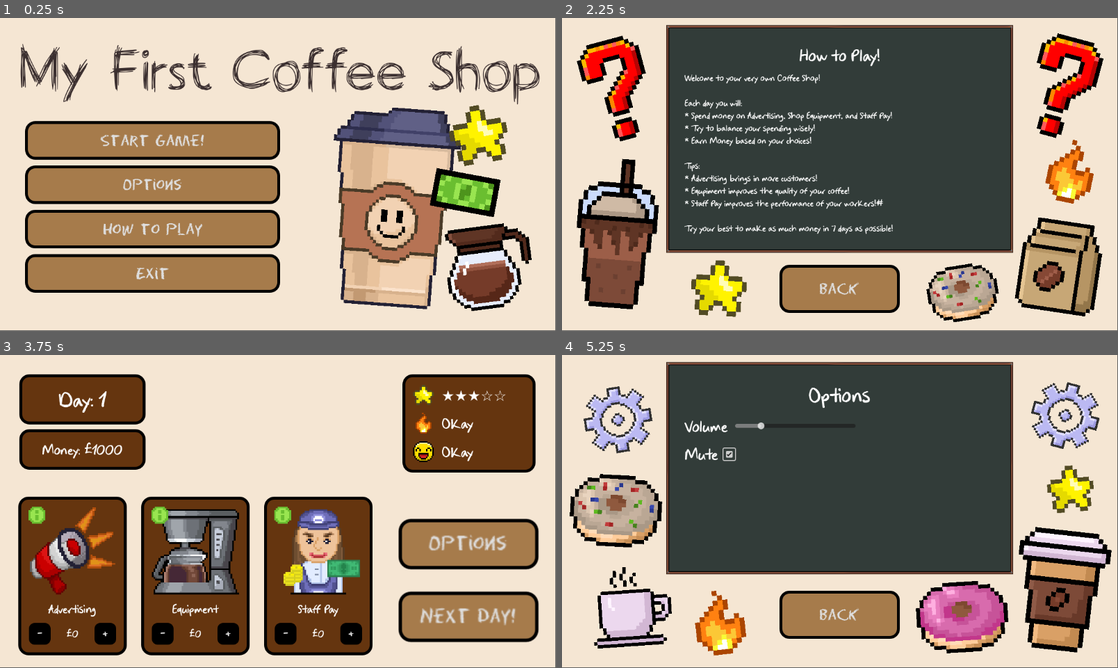
Above: before the commit, frames 1-4 (two rows, left to right).
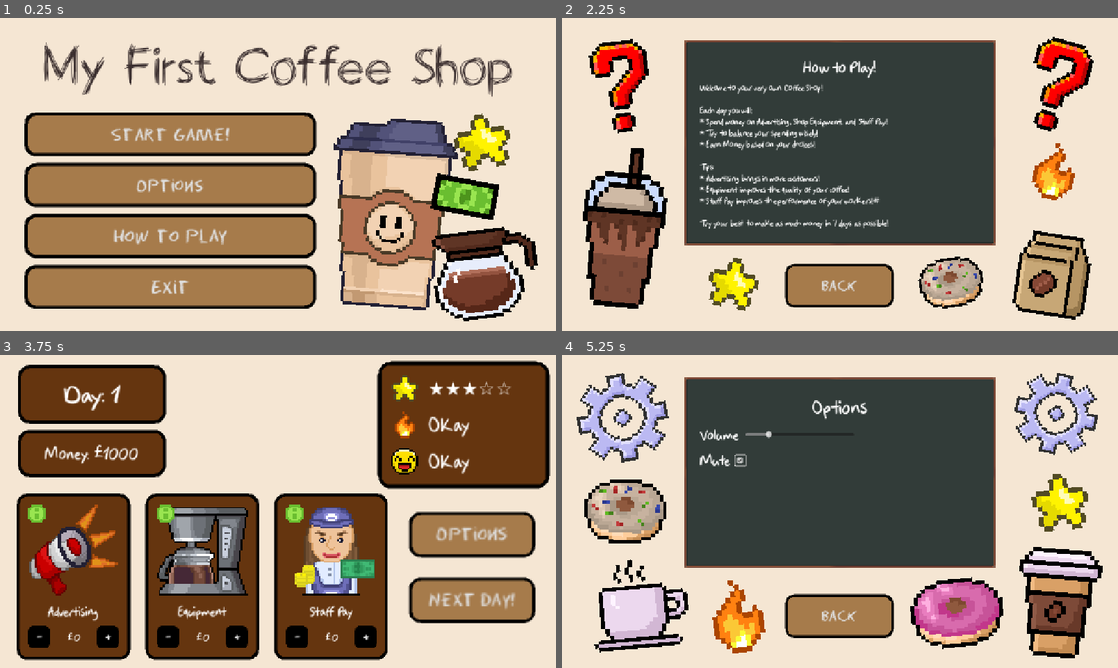
Above: after the commit, the same moments.

Repository: GravyFin/coffee-shop-simulator
Game: Godot game, scene res://scenes/main_menu.tscn
Two runs of this game, one before a commit and one after it. Both use one fixed random seed, a clock stepped at 60 frames per second and the inputs below.
Inputs (mouse positions are in pixels of both pictures, inside the frame that each line leads up to; where the layout moved, square brackets give the same spot in the first picture):
- Up to frame 1 (0.25 s): no input
- Up to frame 2 (2.25 s): click "Options" at 0.5 s; click "Back" at 1.25 s; click "How to Play" at 2 s
- Up to frame 3 (3.75 s): click "Back" at 2.75 s; click "Start Game!" at 3.5 s
- Up to frame 4 (5.25 s): click "Options" at 4.25 s; click (739, 461) [728, 455] at 5 s
In our replay, the window is 799x449 before the commit and 800x450 after it. These sizes can differ from the game's own. Grey fills any space a smaller window leaves; there, only what the larger window draws over its background counts as a difference.

The runs differ from the first frame. In frame 1, 33% of the frame differs, in the area x 3-98%, y 7-97%; in frame 2, 31%; in frame 3, 36%, in the area x 3-99%, y 1-98%; in frame 4, 29%.

Commit message:
Final polishes before publish
Final polishing has been done, aligning assets, buttons and labels to better fit screens.

Diff:
--- a/project.godot
+++ b/project.godot
@@ -20,6 +20,20 @@
 GameManager="*res://scripts/game_manager.gd"
 MusicPlayer="*res://scenes/music_player.tscn"
 
+[display]
+
+window/size/viewport_width=1280
+window/size/viewport_height=720
+window/stretch/mode="canvas_items"
+
 [gui]
 
 timers/tooltip_delay_sec=0.2
+
+[rendering]
+
+2d/snap/snap_2d_transforms_to_pixel=true
+2d/snap/snap_2d_vertices_to_pixel=true
+2d/stretch/mode="canvas_items"
+2d/size/viewport_height=720
+2d/size/viewport_width=1280
--- a/scenes/allocation_menu.tscn
+++ b/scenes/allocation_menu.tscn
@@ -137,9 +137,10 @@
 [node name="Day+MoneyPanel" type="VBoxContainer" parent="."]
 layout_mode = 0
 offset_left = 40.0
-offset_top = 40.0
+offset_top = 22.0
 offset_right = 302.0
-offset_bottom = 189.0
+offset_bottom = 220.0
+scale = Vector2(1.3030491, 1.3030491)
 theme_override_constants/separation = 10
 
 [node name="DayPanel" type="PanelContainer" parent="Day+MoneyPanel"]
@@ -180,10 +181,11 @@
 
 [node name="AssetPanel" type="PanelContainer" parent="."]
 layout_mode = 0
-offset_left = 835.0
-offset_top = 40.0
-offset_right = 1111.0
-offset_bottom = 230.0
+offset_left = 869.99994
+offset_top = 15.000002
+offset_right = 1146.0
+offset_bottom = 219.0
+scale = Vector2(1.4320198, 1.4320198)
 theme_override_styles/panel = SubResource("StyleBoxFlat_172ac")
 
 [node name="MarginContainer" type="MarginContainer" parent="AssetPanel"]
@@ -249,10 +251,11 @@
 
 [node name="OptionsPanel" type="GridContainer" parent="."]
 layout_mode = 0
-offset_left = 38.0
-offset_top = 294.0
+offset_left = 38.000004
+offset_top = 320.0
 offset_right = 773.0
-offset_bottom = 604.0
+offset_bottom = 649.0
+scale = Vector2(1.1627467, 1.1627467)
 theme_override_constants/h_separation = 30
 columns = 3
 
@@ -510,10 +513,10 @@
 
 [node name="Options+EndButtons" type="MarginContainer" parent="."]
 layout_mode = 0
-offset_left = 813.00006
-offset_top = 310.0
-offset_right = 950.00006
-offset_bottom = 447.0
+offset_left = 928.0
+offset_top = 331.0
+offset_right = 1065.0
+offset_bottom = 468.0
 scale = Vector2(2.32123, 2.32123)
 theme_override_constants/margin_left = 6
 theme_override_constants/margin_top = 6
--- a/scenes/final_day_menu.tscn
+++ b/scenes/final_day_menu.tscn
@@ -171,55 +171,57 @@
 [node name="TextureRect" type="TextureRect" parent="."]
 texture_filter = 1
 layout_mode = 0
-offset_left = 912.0
-offset_top = 393.0
-offset_right = 975.09656
-offset_bottom = 452.00815
+offset_left = 979.0
+offset_top = 432.0
+offset_right = 1042.0966
+offset_bottom = 491.00815
 rotation = 0.08454817
-scale = Vector2(3.7878478, 3.7878478)
+scale = Vector2(4.119532, 4.119532)
 texture = ExtResource("5_si81s")
 expand_mode = 3
 
 [node name="TextureRect2" type="TextureRect" parent="."]
 texture_filter = 1
 layout_mode = 0
-offset_left = 219.0
-offset_top = 474.0
-offset_right = 270.1111
-offset_bottom = 514.0
+offset_left = 249.0
+offset_top = 505.59372
+offset_right = 300.1111
+offset_bottom = 545.59375
 rotation = -0.024835331
-scale = Vector2(3.7878478, 3.7878478)
+scale = Vector2(4.373172, 4.373172)
 texture = ExtResource("6_d8s0r")
 expand_mode = 3
 
 [node name="TextureRect3" type="TextureRect" parent="."]
 texture_filter = 1
 layout_mode = 0
-offset_left = 744.0
-offset_top = 484.0
-offset_right = 864.0
-offset_bottom = 604.0
+offset_left = 811.0
+offset_top = 523.0
+offset_right = 931.0
+offset_bottom = 643.0
 rotation = -0.110247366
+scale = Vector2(1.0875654, 1.0875654)
 texture = ExtResource("7_5aymr")
 
 [node name="TextureRect4" type="TextureRect" parent="."]
 texture_filter = 1
 layout_mode = 0
-offset_left = 21.000002
-offset_top = 347.00003
-offset_right = 194.0
-offset_bottom = 597.0
+offset_left = 16.0
+offset_top = 329.0
+offset_right = 218.18385
+offset_bottom = 621.5425
 rotation = -0.05306444
+scale = Vector2(1.1545264, 1.1545264)
 texture = ExtResource("8_mftfr")
 expand_mode = 5
 
 [node name="TextureRect5" type="TextureRect" parent="."]
 texture_filter = 1
 layout_mode = 0
-offset_left = 29.0
-offset_top = 76.0
-offset_right = 69.0
-offset_bottom = 121.714294
+offset_left = 50.0
+offset_top = 39.0
+offset_right = 94.29171
+offset_bottom = 94.5495
 rotation = 0.05350676
 scale = Vector2(4.2827907, 4.2827907)
 texture = ExtResource("9_esf0e")
@@ -229,24 +231,24 @@
 [node name="TextureRect6" type="TextureRect" parent="."]
 texture_filter = 1
 layout_mode = 0
-offset_left = 942.0
-offset_top = 27.000061
-offset_right = 993.1111
-offset_bottom = 67.00006
+offset_left = 1021.0
+offset_top = 45.022568
+offset_right = 1072.1111
+offset_bottom = 85.02257
 rotation = -0.06677592
-scale = Vector2(3.818426, 3.818426)
+scale = Vector2(4.466666, 4.466666)
 texture = ExtResource("10_aersr")
 expand_mode = 3
 
 [node name="TextureRect7" type="TextureRect" parent="."]
 texture_filter = 1
 layout_mode = 0
-offset_left = 999.0
-offset_top = 202.99998
-offset_right = 1039.0
-offset_bottom = 260.14285
+offset_left = 1078.0
+offset_top = 221.02249
+offset_right = 1118.0
+offset_bottom = 278.16534
 rotation = 0.06677509
-scale = Vector2(3.0384603, 3.0384603)
+scale = Vector2(3.5542889, 3.5542889)
 texture = ExtResource("11_aubyi")
 expand_mode = 5
 
--- a/scenes/how_to_play.tscn
+++ b/scenes/how_to_play.tscn
@@ -136,9 +136,9 @@
 anchor_right = 0.5
 anchor_bottom = 0.5
 offset_left = -137.0
-offset_top = 176.0
+offset_top = 193.0
 offset_right = 137.0
-offset_bottom = 300.0
+offset_bottom = 317.0
 grow_horizontal = 2
 grow_vertical = 2
 theme_override_constants/margin_left = 12
@@ -159,11 +159,11 @@
 [node name="TextureRect" type="TextureRect" parent="."]
 texture_filter = 1
 layout_mode = 0
-offset_left = 24.0
-offset_top = 63.999996
-offset_right = 152.14502
-offset_bottom = 269.03204
-rotation = -0.2617994
+offset_left = 57.999996
+offset_top = 60.999996
+offset_right = 186.14502
+offset_bottom = 266.03204
+rotation = -0.12373391
 scale = Vector2(1.02748, 1.02748)
 texture = ExtResource("5_dhu30")
 expand_mode = 5
@@ -171,10 +171,10 @@
 [node name="TextureRect2" type="TextureRect" parent="."]
 texture_filter = 1
 layout_mode = 0
-offset_left = 1003.00006
-offset_top = 25.000015
-offset_right = 1131.145
-offset_bottom = 230.03206
+offset_left = 1104.0
+offset_top = 37.0
+offset_right = 1232.145
+offset_bottom = 242.03204
 rotation = 0.2617994
 scale = Vector2(1.02748, 1.02748)
 texture = ExtResource("5_dhu30")
@@ -183,11 +183,11 @@
 [node name="TextureRect3" type="TextureRect" parent="."]
 texture_filter = 1
 layout_mode = 0
-offset_left = 42.000004
-offset_top = 286.0
-offset_right = 88.29941
-offset_bottom = 372.18588
-rotation = 0.07738707
+offset_left = 65.0
+offset_top = 288.00003
+offset_right = 117.568985
+offset_bottom = 390.68268
+rotation = 0.09659108
 scale = Vector2(3.5903592, 3.5903592)
 texture = ExtResource("6_nxcge")
 expand_mode = 5
@@ -195,10 +195,10 @@
 [node name="TextureRect4" type="TextureRect" parent="."]
 texture_filter = 1
 layout_mode = 0
-offset_left = 965.0
-offset_top = 410.0
-offset_right = 1005.0
-offset_bottom = 455.7143
+offset_left = 1062.0
+offset_top = 484.99997
+offset_right = 1102.0
+offset_bottom = 530.71423
 rotation = 0.14799345
 scale = Vector2(4.14205, 4.14205)
 texture = ExtResource("7_esfgi")
@@ -207,10 +207,10 @@
 [node name="TextureRect5" type="TextureRect" parent="."]
 texture_filter = 1
 layout_mode = 0
-offset_left = 1022.99994
-offset_top = 245.0
-offset_right = 1063.8171
-offset_bottom = 300.98196
+offset_left = 1101.0
+offset_top = 280.0
+offset_right = 1141.8171
+offset_bottom = 335.98196
 rotation = 0.20650914
 scale = Vector2(2.3182886, 2.3182886)
 texture = ExtResource("8_t2x12")
@@ -219,21 +219,21 @@
 [node name="TextureRect6" type="TextureRect" parent="."]
 texture_filter = 1
 layout_mode = 0
-offset_left = 271.0
-offset_top = 500.0
-offset_right = 311.0
-offset_bottom = 540.0
-rotation = 0.053831663
+offset_left = 348.0
+offset_top = 543.0
+offset_right = 388.0
+offset_bottom = 583.0
+rotation = 0.17277765
 scale = Vector2(2.8721805, 2.8721805)
 texture = ExtResource("9_oityv")
 
 [node name="TextureRect7" type="TextureRect" parent="."]
 texture_filter = 1
 layout_mode = 0
-offset_left = 750.0
-offset_top = 525.0
-offset_right = 801.11115
-offset_bottom = 565.0
+offset_left = 814.00006
+offset_top = 563.0
+offset_right = 865.1112
+offset_bottom = 603.0
 rotation = -0.15618384
 scale = Vector2(2.8721805, 2.8721805)
 texture = ExtResource("10_3cyrb")
--- a/scenes/main_menu.tscn
+++ b/scenes/main_menu.tscn
@@ -89,58 +89,58 @@
 [node name="TextureRect" type="TextureRect" parent="."]
 texture_filter = 1
 layout_mode = 0
-offset_left = 698.00006
-offset_top = 177.00002
-offset_right = 962.00006
-offset_bottom = 589.09753
+offset_left = 773.45294
+offset_top = 221.4296
+offset_right = 1037.4529
+offset_bottom = 633.5271
 rotation = 0.073964864
+scale = Vector2(1.093444, 1.0542761)
 texture = ExtResource("2_8ln24")
 
 [node name="TextureRect2" type="TextureRect" parent="."]
 texture_filter = 1
 layout_mode = 0
-offset_left = 924.00006
-offset_top = 192.0
-offset_right = 1044.0
-offset_bottom = 312.0
+offset_left = 1036.0001
+offset_top = 231.99997
+offset_right = 1156.0
+offset_bottom = 351.99994
 rotation = -0.16262919
+scale = Vector2(1.093444, 1.0542761)
 texture = ExtResource("3_rtw2f")
 
 [node name="TextureRect3" type="TextureRect" parent="."]
 texture_filter = 1
 layout_mode = 0
-offset_left = 892.00006
-offset_top = 263.00003
-offset_right = 1072.0
-offset_bottom = 443.00003
+offset_left = 990.0
+offset_top = 307.00003
+offset_right = 1170.0
+offset_bottom = 487.00003
 rotation = 0.18313248
+scale = Vector2(1.093444, 1.0542761)
 texture = ExtResource("4_oa1go")
 
 [node name="TextureRect4" type="TextureRect" parent="."]
 texture_filter = 1
 layout_mode = 0
-offset_left = 915.00006
-offset_top = 443.00006
-offset_right = 956.60004
-offset_bottom = 483.00006
+offset_left = 984.00006
+offset_top = 504.0
+offset_right = 1035.7935
+offset_bottom = 548.6095
 rotation = -0.12956189
-scale = Vector2(4.2999444, 4.2999444)
+scale = Vector2(4.7017484, 4.5333295)
 texture = ExtResource("5_oa1go")
 expand_mode = 3
 
 [node name="Label" type="Label" parent="."]
 layout_mode = 1
-anchors_preset = 8
+anchors_preset = 5
 anchor_left = 0.5
-anchor_top = 0.5
 anchor_right = 0.5
-anchor_bottom = 0.5
-offset_left = -536.0
-offset_top = -292.0
-offset_right = 546.0
-offset_bottom = -124.0
+offset_left = -541.0
+offset_top = 34.0
+offset_right = 541.0
+offset_bottom = 202.0
 grow_horizontal = 2
-grow_vertical = 2
 theme_override_colors/font_color = Color(0.23137255, 0.18431373, 0.18431373, 1)
 theme_override_fonts/font = ExtResource("5_tbmy8")
 theme_override_font_sizes/font_size = 128
@@ -152,6 +152,7 @@
 offset_top = 202.0
 offset_right = 593.0
 offset_bottom = 582.0
+scale = Vector2(1.2705173, 1.2705173)
 theme_override_constants/margin_left = 12
 theme_override_constants/margin_top = 12
 theme_override_constants/margin_right = 12
--- a/scenes/options_menu.tscn
+++ b/scenes/options_menu.tscn
@@ -153,9 +153,9 @@
 anchor_right = 0.5
 anchor_bottom = 0.5
 offset_left = -137.0
-offset_top = 153.0
+offset_top = 178.0
 offset_right = 137.0
-offset_bottom = 277.0
+offset_bottom = 302.0
 grow_horizontal = 2
 grow_vertical = 2
 theme_override_constants/margin_left = 12
@@ -176,33 +176,33 @@
 [node name="TextureRect" type="TextureRect" parent="."]
 texture_filter = 1
 layout_mode = 0
-offset_left = 20.0
-offset_top = 67.0
-offset_right = 69.73883
-offset_bottom = 112.6126
-rotation = -0.15946802
+offset_left = -5.000003
+offset_top = 48.0
+offset_right = 68.71626
+offset_bottom = 115.60092
+rotation = -0.1838483
 scale = Vector2(3.3876812, 3.3876812)
 texture = ExtResource("5_i80p0")
 
 [node name="TextureRect2" type="TextureRect" parent="."]
 texture_filter = 1
 layout_mode = 0
-offset_left = 984.00006
-offset_top = 25.000008
-offset_right = 1033.7389
-offset_bottom = 70.612625
-rotation = 0.2617994
+offset_left = 1052.0
+offset_top = -1.6212463e-05
+offset_right = 1119.7233
+offset_bottom = 62.105225
+rotation = 0.23741911
 scale = Vector2(3.3876812, 3.3876812)
 texture = ExtResource("5_i80p0")
 
 [node name="TextureRect3" type="TextureRect" parent="."]
 texture_filter = 1
 layout_mode = 0
-offset_left = 953.99994
-offset_top = 354.0
-offset_right = 993.99994
-offset_bottom = 404.0
-rotation = 0.11062717
+offset_left = 1057.0
+offset_top = 438.0
+offset_right = 1097.0
+offset_bottom = 488.0
+rotation = 0.08624688
 scale = Vector2(4.7625666, 4.9803643)
 texture = ExtResource("6_smlwr")
 expand_mode = 5
@@ -210,22 +210,22 @@
 [node name="TextureRect4" type="TextureRect" parent="."]
 texture_filter = 1
 layout_mode = 0
-offset_left = 1003.00006
-offset_top = 234.0
-offset_right = 1043.0
-offset_bottom = 274.0
-rotation = -0.086970136
+offset_left = 1076.0
+offset_top = 281.0
+offset_right = 1129.6497
+offset_bottom = 334.64972
+rotation = -0.111350425
 scale = Vector2(2.3998132, 2.3998132)
 texture = ExtResource("7_cvq0m")
 
 [node name="TextureRect5" type="TextureRect" parent="."]
 texture_filter = 1
 layout_mode = 0
-offset_left = 731.0
-offset_top = 477.00003
-offset_right = 783.0
-offset_bottom = 517.0
-rotation = -0.06317626
+offset_left = 797.00006
+offset_top = 525.00006
+offset_right = 855.14734
+offset_bottom = 567.8627
+rotation = -0.08755655
 scale = Vector2(3.6488328, 3.6488328)
 texture = ExtResource("8_wxicr")
 expand_mode = 3
@@ -233,11 +233,11 @@
 [node name="TextureRect6" type="TextureRect" parent="."]
 texture_filter = 1
 layout_mode = 0
-offset_left = 20.999996
-offset_top = 244.00003
-offset_right = 72.99999
-offset_bottom = 284.69568
-rotation = 0.05451845
+offset_left = 52.99998
+offset_top = 282.99997
+offset_right = 104.999985
+offset_bottom = 323.69562
+rotation = 0.030138163
 scale = Vector2(3.649, 3.649)
 texture = ExtResource("9_is2fr")
 expand_mode = 5
@@ -245,11 +245,11 @@
 [node name="TextureRect7" type="TextureRect" parent="."]
 texture_filter = 1
 layout_mode = 0
-offset_left = 56.000004
-offset_top = 445.00003
-offset_right = 96.0
-offset_bottom = 485.00003
-rotation = -0.06877989
+offset_left = 59.0
+offset_top = 481.0
+offset_right = 112.71977
+offset_bottom = 530.52026
+rotation = -0.09316018
 scale = Vector2(4.1279373, 4.1279373)
 texture = ExtResource("10_yqxia")
 expand_mode = 3
@@ -257,11 +257,11 @@
 [node name="TextureRect8" type="TextureRect" parent="."]
 texture_filter = 1
 layout_mode = 0
-offset_left = 269.0
-offset_top = 495.00003
-offset_right = 309.0
-offset_bottom = 547.00006
-rotation = -0.11540339
+offset_left = 336.0
+offset_top = 525.0
+offset_right = 381.10944
+offset_bottom = 591.161
+rotation = -0.13978368
 scale = Vector2(2.5586796, 2.5586796)
 texture = ExtResource("11_0t0xe")
 expand_mode = 5
--- a/scenes/results_menu.tscn
+++ b/scenes/results_menu.tscn
@@ -173,9 +173,9 @@
 anchor_right = 0.5
 anchor_bottom = 0.5
 offset_left = -509.125
-offset_top = 153.0
+offset_top = 180.0
 offset_right = 509.125
-offset_bottom = 277.00006
+offset_bottom = 304.00006
 grow_horizontal = 2
 grow_vertical = 2
 theme_override_constants/margin_left = 12
@@ -222,10 +222,10 @@
 [node name="TextureRect" type="TextureRect" parent="."]
 texture_filter = 1
 layout_mode = 0
-offset_left = 35.0
-offset_top = 205.99998
-offset_right = 181.0
-offset_bottom = 457.44446
+offset_left = 48.999996
+offset_top = 210.0
+offset_right = 233.30502
+offset_bottom = 527.4142
 rotation = -0.0546092
 texture = ExtResource("5_e1ab3")
 expand_mode = 5
@@ -233,32 +233,34 @@
 [node name="TextureRect2" type="TextureRect" parent="."]
 texture_filter = 1
 layout_mode = 0
-offset_left = 955.0
-offset_top = 24.999992
-offset_right = 1117.0
-offset_bottom = 256.4286
-rotation = -0.052297473
+offset_left = 1047.0
+offset_top = 26.999996
+offset_right = 1209.0
+offset_bottom = 258.4286
+rotation = -0.06641011
+scale = Vector2(1.1380751, 1.1380751)
 texture = ExtResource("6_a6buk")
 expand_mode = 5
 
 [node name="TextureRect3" type="TextureRect" parent="."]
 texture_filter = 1
 layout_mode = 0
-offset_left = 29.0
-offset_top = 37.0
-offset_right = 206.0
-offset_bottom = 170.27448
+offset_left = 39.0
+offset_top = 15.0
+offset_right = 250.96364
+offset_bottom = 174.6008
 rotation = 0.10233924
 texture = ExtResource("7_umjx3")
 
 [node name="TextureRect4" type="TextureRect" parent="."]
 texture_filter = 1
 layout_mode = 0
-offset_left = 974.0
-offset_top = 274.00003
-offset_right = 1152.0
-offset_bottom = 452.00003
-rotation = 0.14523119
+offset_left = 1059.9999
+offset_top = 298.0
+offset_right = 1237.9999
+offset_bottom = 476.0
+rotation = 0.13111855
+scale = Vector2(1.1380751, 1.1380751)
 texture = ExtResource("8_5bpgj")
 
 [connection signal="pressed" from="ButtonsPanel/HBoxContainer/SaveExitButton" to="." method="_on_save_exit_button_pressed"]
